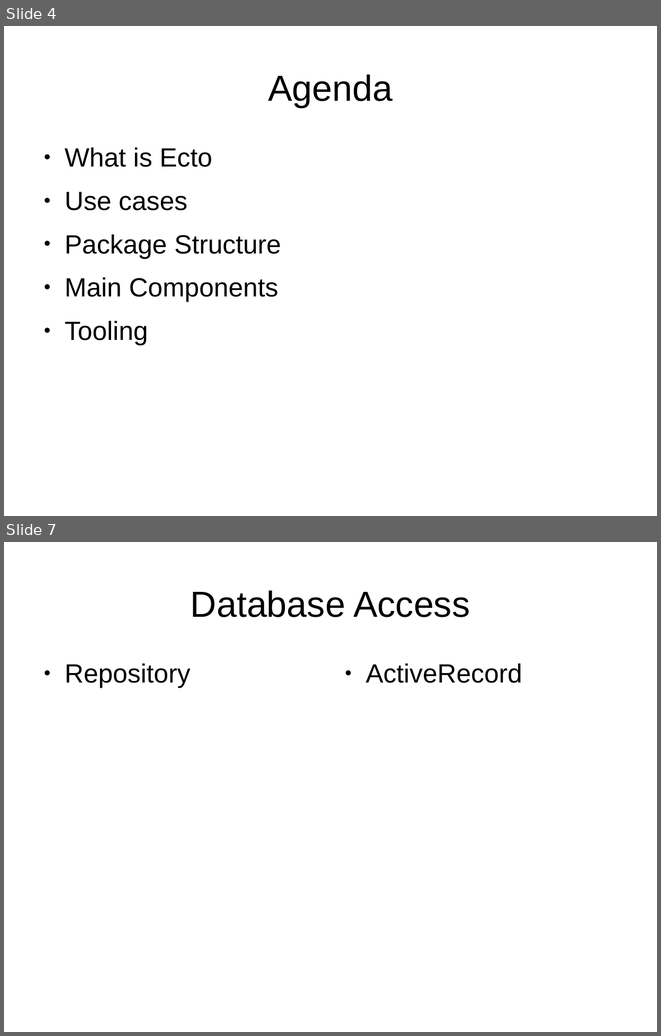
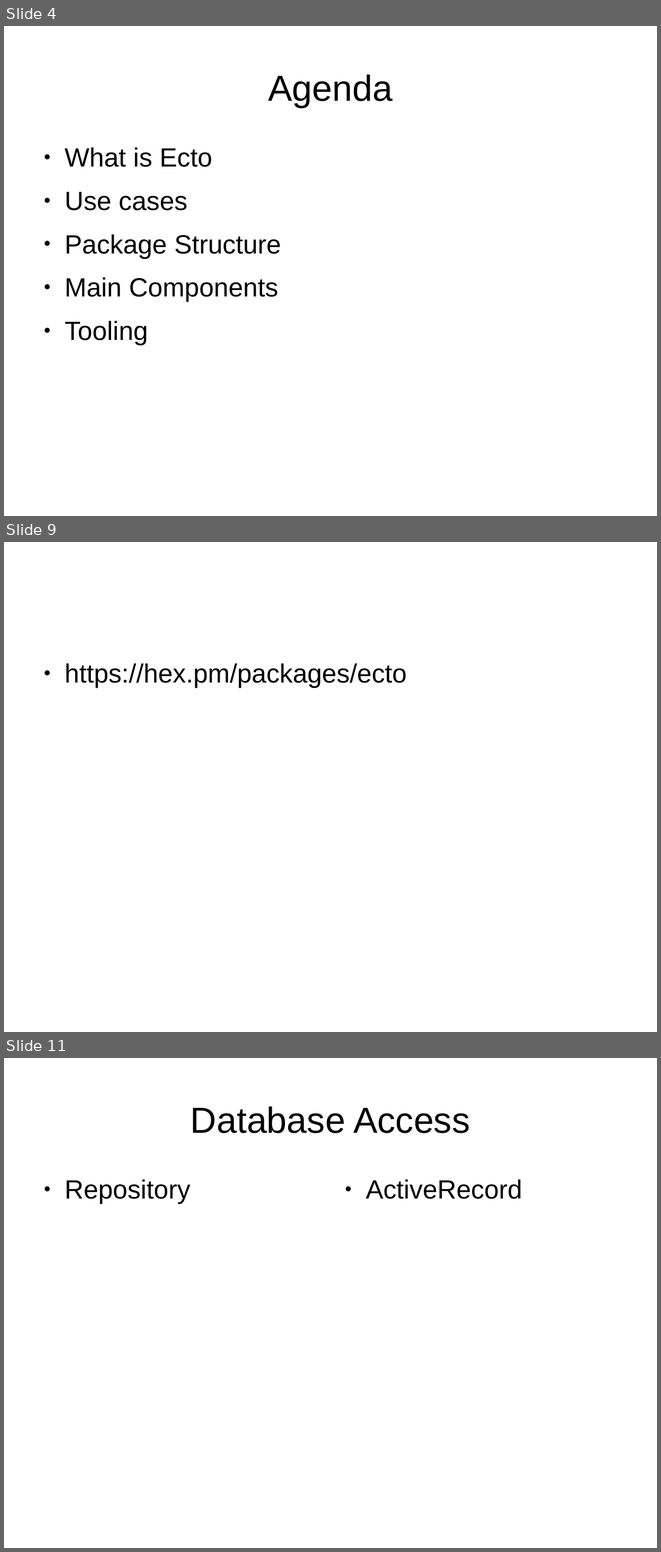
Before and after one commit to ramortegui/talks, a slide deck: odps/ecto.odp. Shown one above the other, each under a label of ours: slides 4 and 7 before the commit, slides 4, 9 and 11 after it; the slides between them are not shown. The pictures are 661x1036 and 661x1552 pixels, drawn with LibreOffice and Linux fonts; fonts in the diff are those of the drawing. Boxes give left, top, right and bottom in pixels: in the first picture for what was removed or moved away, otherwise in the second. Text is boxed around its words. In the diff, an @@ line names an element or a change of style, - is before the commit and + after.

```diff
--- a/odps/ecto.odp
+++ b/odps/ecto.odp
@@ slide 9 added at (x1=4, y1=542, x2=657, y2=1032), background #FFFFFF @@
@@ text added at (x1=64, y1=663, x2=407, y2=688), 32 pt, text #000000 @@
+● https://hex.pm/packages/ecto
@@ what was slide 7 is now slide 11 @@
```
Also in this commit, not shown: 5 slides changed, 4 other slides added.
